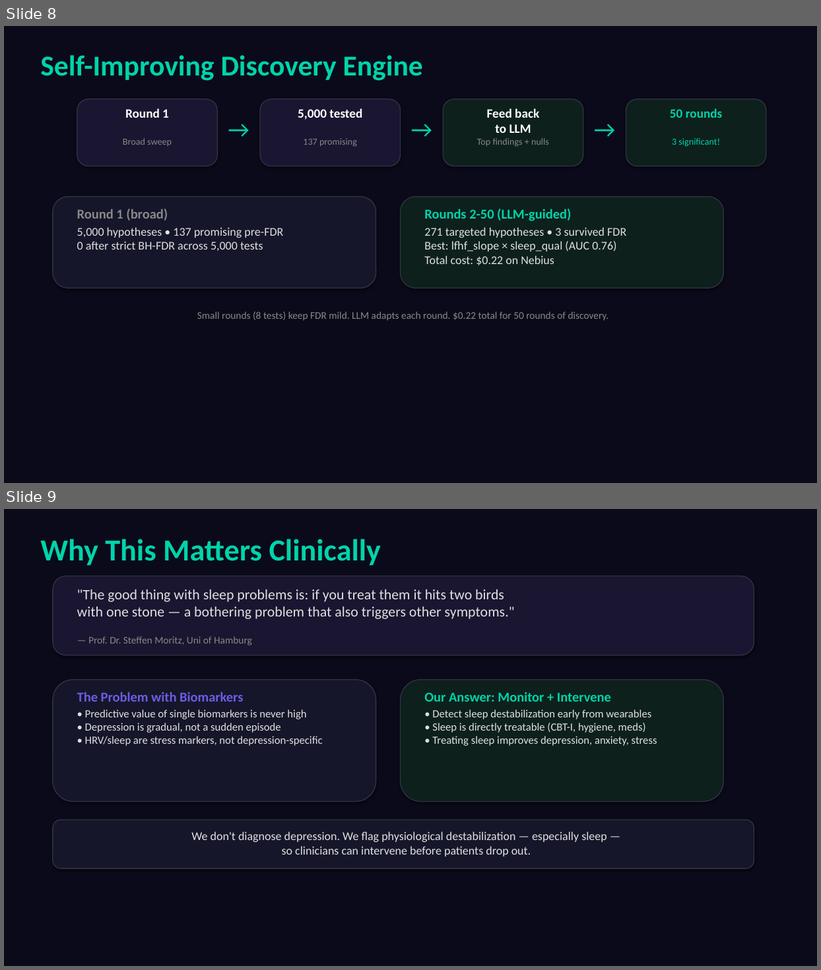
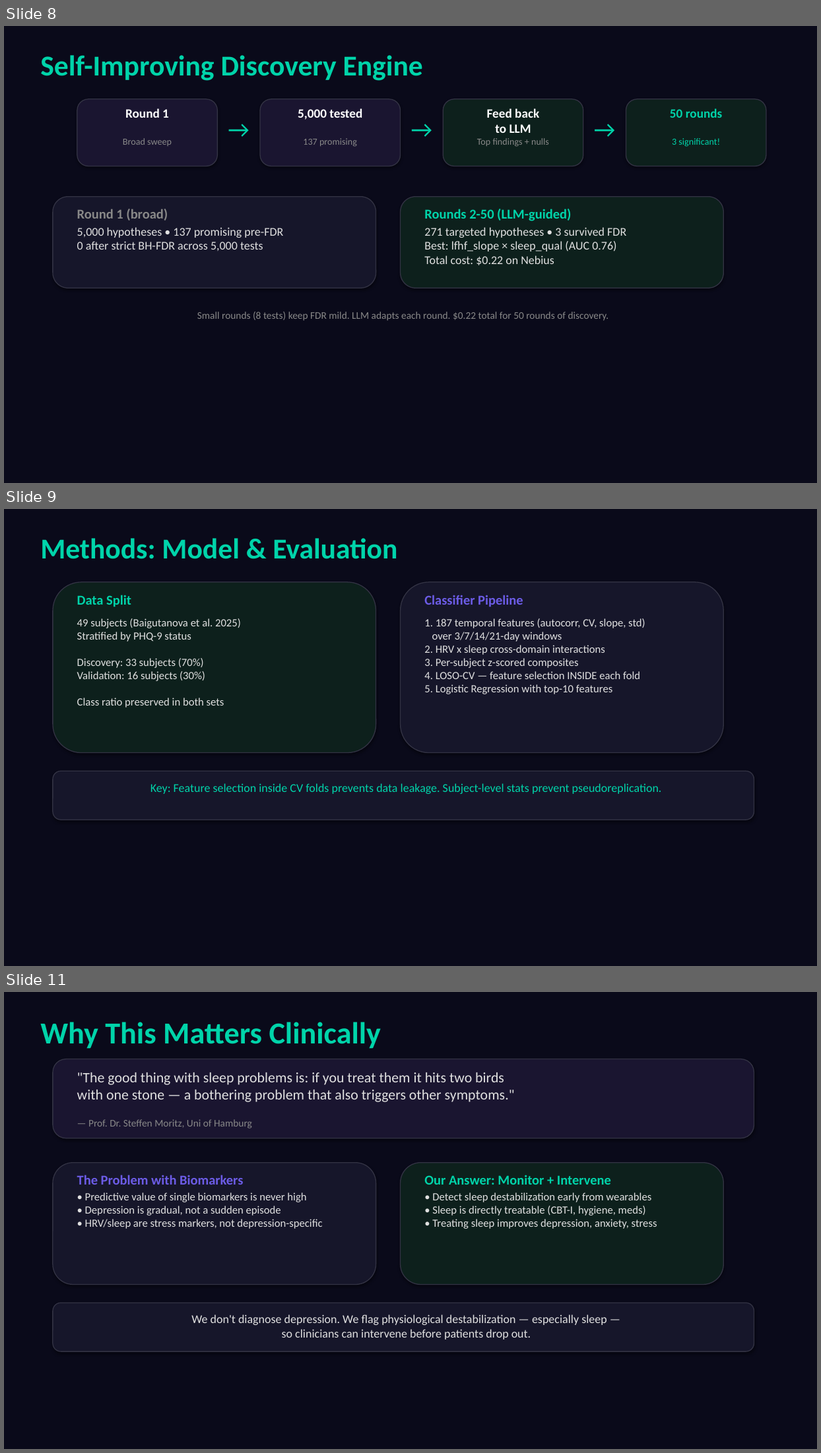
Before and after one commit to athifashaffy/eveolved26-hackathon, a slide deck: AutoBiomarker_Evolved26.pptx. Shown one above the other, each under a label of ours: slides 8 and 9 before the commit, slides 8, 9 and 11 after it; the slides between them are not shown. The pictures are 821x970 and 821x1453 pixels, drawn with LibreOffice and Linux fonts; fonts in the diff are those of the drawing. Boxes give left, top, right and bottom in pixels: in the first picture for what was removed or moved away, otherwise in the second. Text is boxed around its words. In the diff, an @@ line names an element or a change of style, - is before the commit and + after.

```diff
--- a/AutoBiomarker_Evolved26.pptx
+++ b/AutoBiomarker_Evolved26.pptx
@@ slide 9 added at [4, 509, 817, 966], background #0A0A1A @@
@@ text added at [40, 538, 397, 559], 34 pt, text #00D4AA, bold @@
+Methods: Model & Evaluation
@@ rounded rectangle added at [53, 582, 376, 753], fill #0D201C, outline #333344 1 pt @@
@@ rounded rectangle added at [401, 582, 724, 753], fill #16162A, outline #333344 1 pt @@
@@ text added at [77, 595, 131, 607], 16 pt, text #00D4AA, bold @@
+Data Split
@@ text added at [424, 595, 523, 607], 16 pt, text #6C5CE7, bold @@
+Classifier Pipeline
@@ text added at [77, 619, 241, 708], 13 pt, text #E0E0E0 @@
+49 subjects (Baigutanova et al. 2025)
+Stratified by PHQ-9 status
+Discovery: 33 subjects (70%)
+Validation: 16 subjects (30%)
+Class ratio preserved in both sets
@@ text added at [424, 619, 645, 694], 13 pt, text #E0E0E0 @@
+1. 187 temporal features (autocorr, CV, slope, std)
+over 3/7/14/21-day windows
+2. HRV x sleep cross-domain interactions
+3. Per-subject z-scored composites
+4. LOSO-CV — feature selection INSIDE each fold
+5. Logistic Regression with top-10 features
@@ rounded rectangle added at [53, 771, 754, 820], fill #16162A, outline #333344 1 pt @@
@@ text added at [151, 784, 662, 794], 14 pt, text #00D4AA @@
+Key: Feature selection inside CV folds prevents data leakage. Subject-level stats prevent pseudoreplication.
@@ what was slide 9 is now slide 11 @@
```
Also in this commit, not shown: 1 other slide added, 3 other files.
